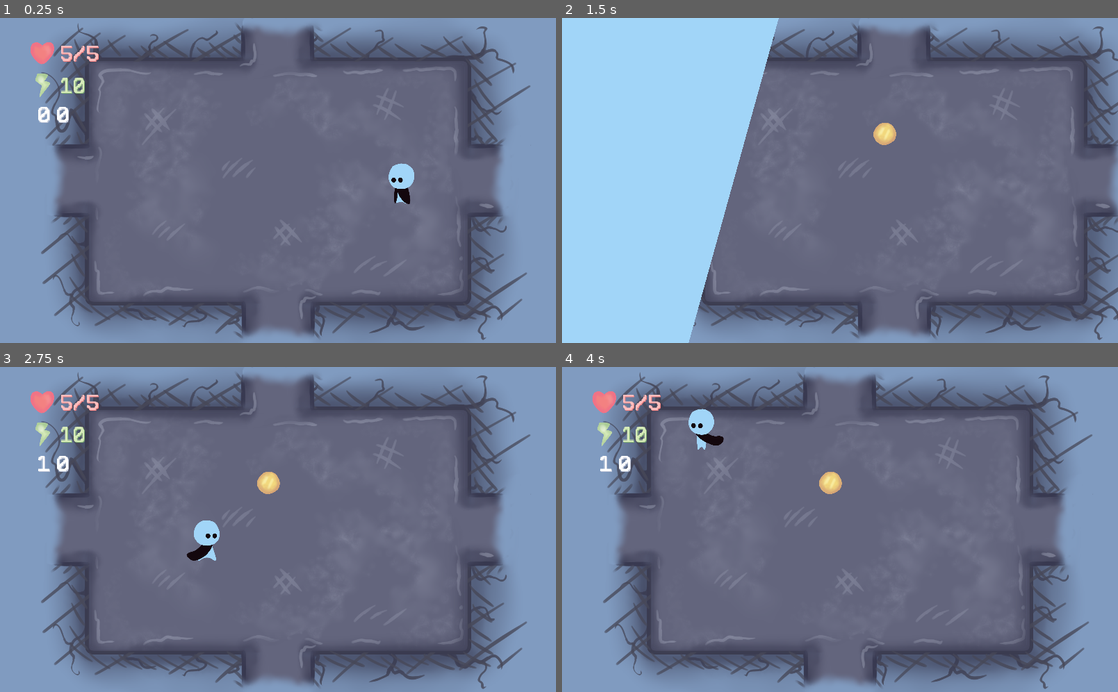
Above: before the commit, frames 1-4 (two rows, left to right).
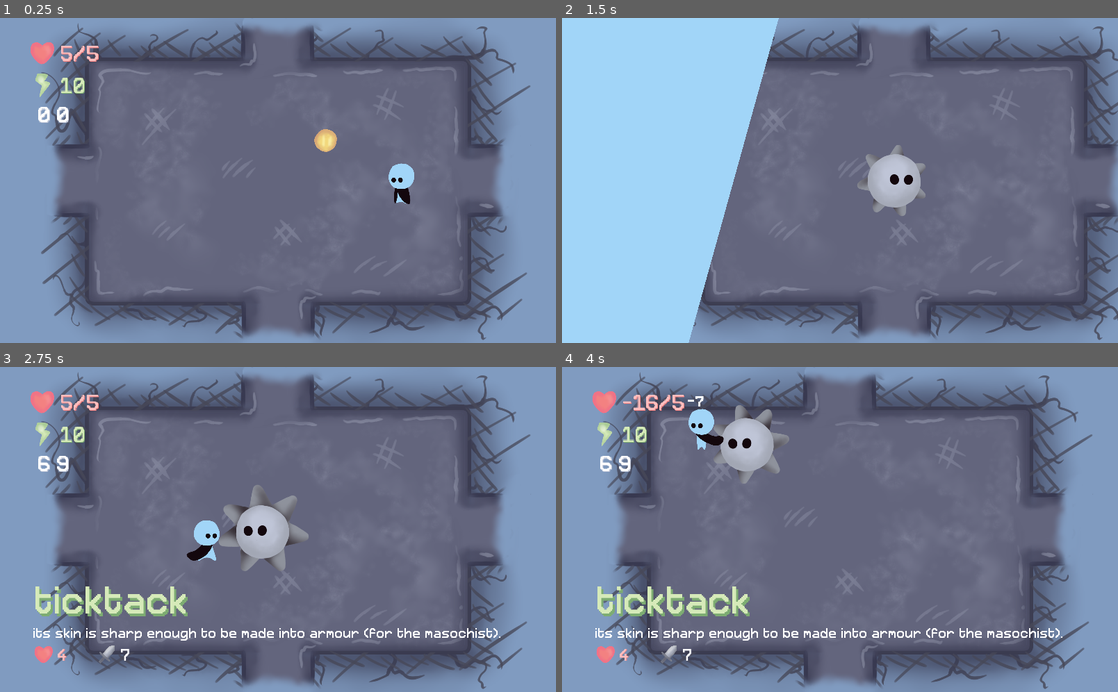
Above: after the commit, the same moments.

Repository: bucketfish/box-arena
Game: Godot game, scene res://base.tscn
Two runs of this game, one before a commit and one after it. Both use one fixed random seed, a clock stepped at 60 frames per second and the inputs below.
Inputs:
- Up to frame 1 (0.25 s): no input
- Up to frame 2 (1.5 s): tap Enter at 0.5 s; hold Right (right) 0.53-1.28 s; tap X (attack) at 0.6 s; hold Down (down) from 1.28 s (still down); tap Z (take) at 1.35 s
- Up to frame 3 (2.75 s): release Down (down) at 2.03 s; hold Right (right) from 2.03 s (still down); tap X (attack) at 2.1 s
- Up to frame 4 (4 s): release Right (right) at 2.78 s; hold Up (ui_up) 2.78-3.53 s; tap Z (take) at 2.85 s; hold Left (left) from 3.53 s (still down); tap X (attack) at 3.6 s

The runs differ from the first frame. In frame 1, 0.2% of the frame differs, in the area x 56-61%, y 34-42%; in frame 2, 1.7%; in frame 3, 4.9%; in frame 4, 4.9%, in the area x 6-90%, y 8-92%.

Commit message:
fixed fishymoo glitch. and also clipping text of boss names

Diff:
--- a/base.tscn
+++ b/base.tscn
@@ -501,6 +501,18 @@
 "clips": PoolStringArray( "RESET" ),
 "times": PoolRealArray( 0 )
 }
+tracks/5/type = "value"
+tracks/5/path = NodePath(".:visible")
+tracks/5/interp = 1
+tracks/5/loop_wrap = true
+tracks/5/imported = false
+tracks/5/enabled = true
+tracks/5/keys = {
+"times": PoolRealArray( 0 ),
+"transitions": PoolRealArray( 1 ),
+"update": 1,
+"values": [ false ]
+}
 
 [sub_resource type="Animation" id=23]
 resource_name = "pause"
@@ -563,6 +575,18 @@
 tracks/4/keys = {
 "clips": PoolStringArray( "RESET", "main" ),
 "times": PoolRealArray( 0, 0.1 )
+}
+tracks/5/type = "value"
+tracks/5/path = NodePath(".:visible")
+tracks/5/interp = 1
+tracks/5/loop_wrap = true
+tracks/5/imported = false
+tracks/5/enabled = true
+tracks/5/keys = {
+"times": PoolRealArray( 0 ),
+"transitions": PoolRealArray( 1 ),
+"update": 1,
+"values": [ true ]
 }
 
 [sub_resource type="Animation" id=24]
@@ -648,6 +672,18 @@
 "method": "update_pause"
 } ]
 }
+tracks/6/type = "value"
+tracks/6/path = NodePath(".:visible")
+tracks/6/interp = 1
+tracks/6/loop_wrap = true
+tracks/6/imported = false
+tracks/6/enabled = true
+tracks/6/keys = {
+"times": PoolRealArray( 0.4 ),
+"transitions": PoolRealArray( 1 ),
+"update": 1,
+"values": [ false ]
+}
 
 [sub_resource type="DynamicFont" id=21]
 size = 80
@@ -939,7 +975,7 @@
 anchor_right = 1.0
 anchor_bottom = 1.0
 margin_left = 60.0
-margin_right = 11934.0
+margin_right = 980.0
 margin_bottom = 240.0
 grow_vertical = 0
 alignment = 2
@@ -949,7 +985,7 @@
 
 [node name="name" type="Label" parent="gui/boss/VBoxContainer"]
 margin_top = 72.0
-margin_right = 12898.0
+margin_right = 1944.0
 margin_bottom = 159.0
 custom_colors/font_color = Color( 0.843137, 0.921569, 0.729412, 1 )
 custom_colors/font_color_shadow = Color( 0.494118, 0.678431, 0.45098, 1 )
@@ -964,16 +1000,16 @@
 
 [node name="desc" type="Label" parent="gui/boss/VBoxContainer"]
 margin_top = 163.0
-margin_right = 12898.0
+margin_right = 1944.0
 margin_bottom = 196.0
 custom_fonts/font = SubResource( 16 )
-text = "aklsjfajkdjkda"
+text = "aklsjfgkag"
 valign = 2
 autowrap = true
 
 [node name="HBoxContainer" type="HBoxContainer" parent="gui/boss/VBoxContainer"]
 margin_top = 200.0
-margin_right = 12898.0
+margin_right = 1944.0
 margin_bottom = 240.0
 custom_constants/separation = 50
 
@@ -1269,6 +1305,7 @@
 [node name="invtween" type="Tween" parent="gui/inventory"]
 
 [node name="pause" type="Control" parent="gui"]
+visible = false
 anchor_right = 1.0
 anchor_bottom = 1.0
 script = ExtResource( 19 )
--- a/monsters/fishymoo.tscn
+++ b/monsters/fishymoo.tscn
@@ -57,6 +57,7 @@
 
 [node name="monster" instance=ExtResource( 1 )]
 script = ExtResource( 3 )
+type = "fishymoo"
 
 [node name="Sprite" parent="." index="0"]
 rotation = 0.698132
--- a/persistent.gd
+++ b/persistent.gd
@@ -4,7 +4,7 @@
 
 var endgames = []
 
-var coords = Vector2()
+var coords = Vector2(5, 9)
 var places = {
 			Vector2(0, 0) :[],
 			Vector2(1, 0): ['cookie'],
